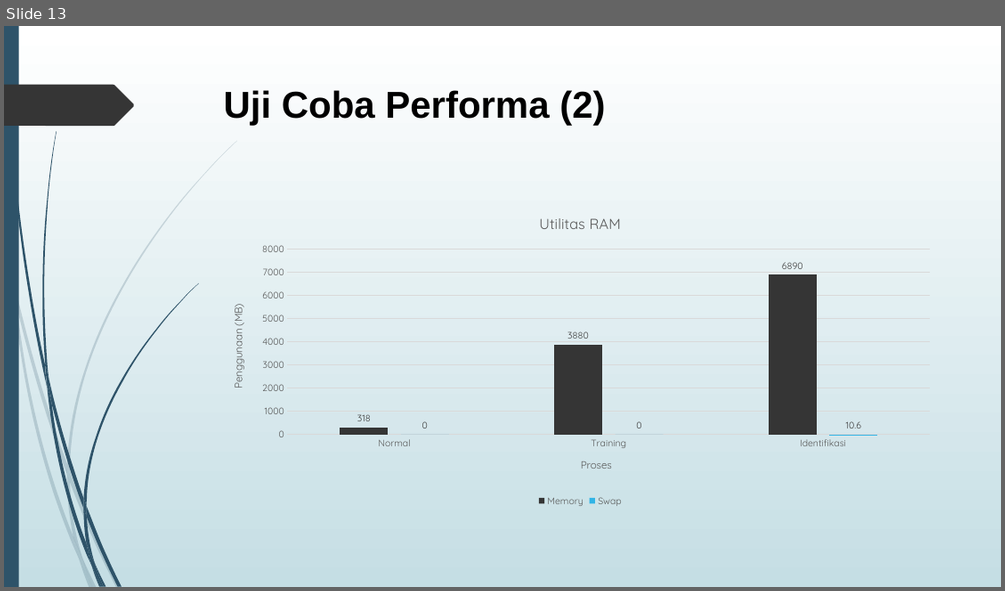
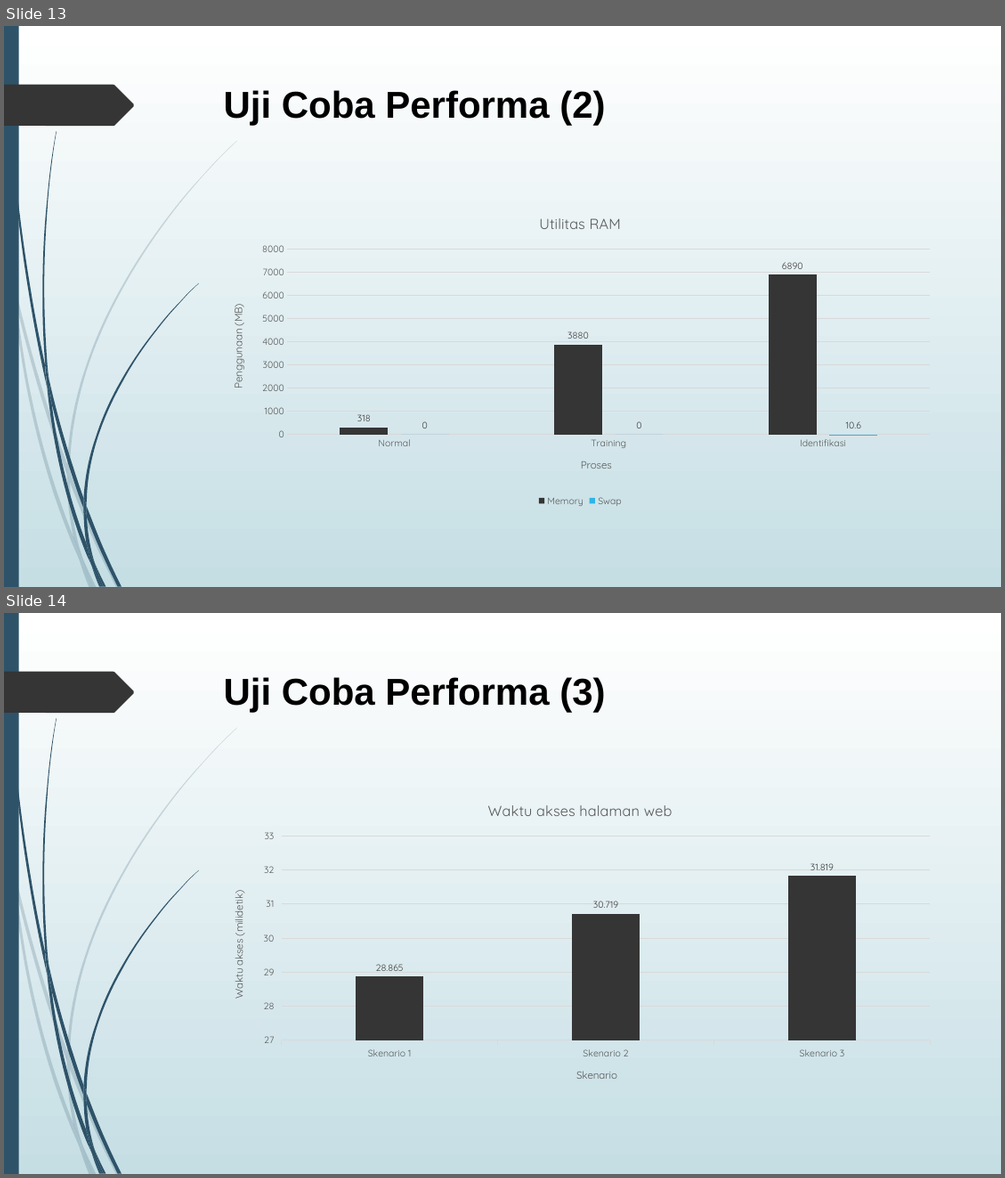
Before and after one commit to agus4171/TA-AJK, a slide deck: TA/5112100036-PPT.pptx. Shown one above the other, each under a label of ours: slide 13 before the commit, slides 13 and 14 after it. The pictures are 1005x591 and 1005x1178 pixels, drawn with LibreOffice and Linux fonts; fonts in the diff are those of the drawing. Boxes give left, top, right and bottom in pixels: in the first picture for what was removed or moved away, otherwise in the second. Text is boxed around its words. In the diff, an @@ line names an element or a change of style, - is before the commit and + after.

```diff
--- a/TA/5112100036-PPT.pptx
+++ b/TA/5112100036-PPT.pptx
@@ slide 14 added at [4, 613, 1001, 1174], background gradient #FFFFFF to #C5DEE5; not listed: 24 template elements that a slide beside it also shows @@
@@ title added at [224, 677, 605, 713], 36 pt, text #000000, bold @@
+Uji Coba Performa (3)
@@ column chart added at [216, 787, 945, 1096] @@
+title "Waktu akses halaman web "
+categories: Skenario 1, Skenario 2, Skenario 3
+Series 1: 28.865, 30.719, 31.819
```
Also in this commit, not shown: 2 slides changed, 2 other slides added, 1 slide removed, 26 other files.
